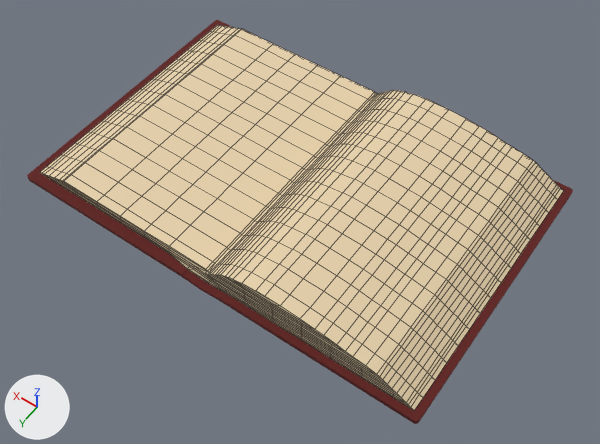
The Blender file BetweenTime/Assets/BetweenTime/Models/medieval/Book.blend, before and after one commit.
Rendered twice from a 50 mm lens placed at (-0.418, 0.581, 0.841), pointed at (-0.031, 0.039, -0.011). The lights are fixed; the arrows at lower left show +X, +Y and +Z. The older version comes first. Mesh edges are drawn as thin lines on the coarser meshes.

Script lines for the objects in view, before the commit:
```python
me_cube_001 = bpy.data.meshes.new('Cube.001')
me_cube_001.from_pydata(...)  # 1146 vertices, 1144 faces; spans x -1.0..1.0, y -1.0..1.0, z 0.25..2.23
me_cube_001.polygons.foreach_set('use_smooth', [True] * 1144)
me_cube_001.materials.append(mat_pages)  # beige #e7d2ac
me_cube_004 = bpy.data.meshes.new('Cube.004')
me_cube_004.from_pydata(...)  # 52 vertices, 38 faces; spans x -1.03..1.03, y -1.05..1.05, z 0.0..0.37
me_cube_004.polygons.foreach_set('use_smooth', [True] * 38)
me_cube_004.materials.append(mat_cover)  # dark red #5f1d1b
ob_bookcover = bpy.data.objects.new('Bookcover', me_cube_004)
ob_bookcover.location = (0.0, 0.0, 0.0)
ob_bookcover.scale = (0.29, 0.19, 0.025)
ob_pages = bpy.data.objects.new('Pages', me_cube_001)
ob_pages.parent = ob_bookcover
ob_pages.matrix_parent_inverse = Matrix(((3.448, 0.0, 0.0, 0.0), (0.0, 5.263, 0.0, 0.0), (0.0, 0.0, 40.0, 0.0), (0.0, 0.0, 0.0, 1.0)))
ob_pages.location = (0.0, 0.0, 0.0)
ob_pages.scale = (0.29, 0.19, 0.025)
```
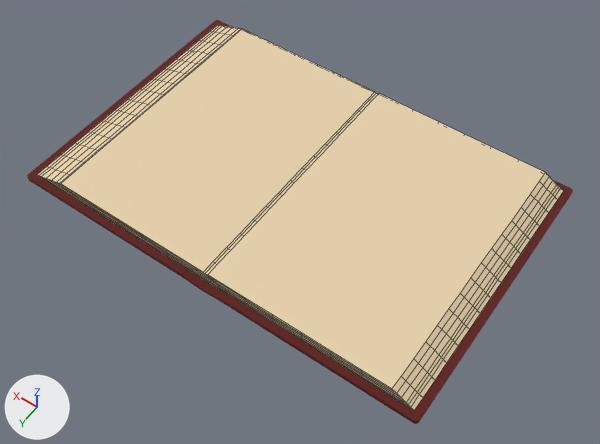
Commit message: updated book mesh and second page

Changed parts and their boxes [x1, y1, x2, y2] in the pictures (600 x 444 px):
'Pages', reshaped
    before: [40, 25, 563, 410]
    after: [37, 25, 563, 410]
part 1 of me_cube_001, cut back
    before: [40, 32, 545, 389]
    after: [37, 32, 374, 288]

The change, as a diff of the scene's bpy script:
```diff
--- a/BetweenTime/Assets/BetweenTime/Models/medieval/Book.blend.py
+++ b/BetweenTime/Assets/BetweenTime/Models/medieval/Book.blend.py
@@ me_cube_001 @@
 # used by ob_pages; parent = ob_bookcover; location = (0.0, 0.0, 0.0); scale = (0.29, 0.19, 0.025)
-me_cube_001.from_pydata(...)  # 1146 vertices, 1144 faces; spans x -1.0..1.0, y -1.0..1.0, z 0.25..2.23
+me_cube_001.from_pydata(...)  # 669 vertices, 632 faces; spans x -1.0..1.0, y -1.0..1.0, z 0.25..1.04
+# me_cube_001 part 1: 35 vertices moved from x 0.07..1.0, y 0.97..0.99, z 0.37..0.99 to x 0.07..1.0, y 1.0, z 0.37..0.99; 482 vertices removed from x -0.88..0.62, y -1.0..1.0, z 0.75..2.23; 7 vertices added at x 0.01..0.63, y 1.0, z 0.75..0.99
+# other edits to the shape of me_cube_001 do not show in these pictures
 me_cube_001.materials.append(mat_pages)
```
